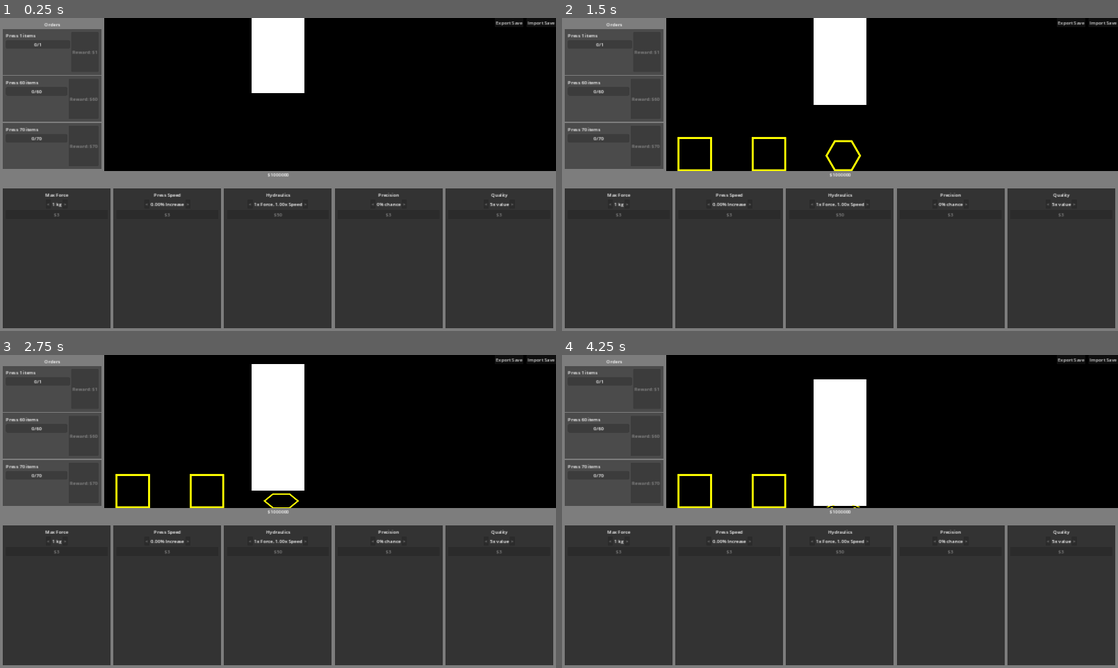
Above: before the commit, frames 1-4 (two rows, left to right).
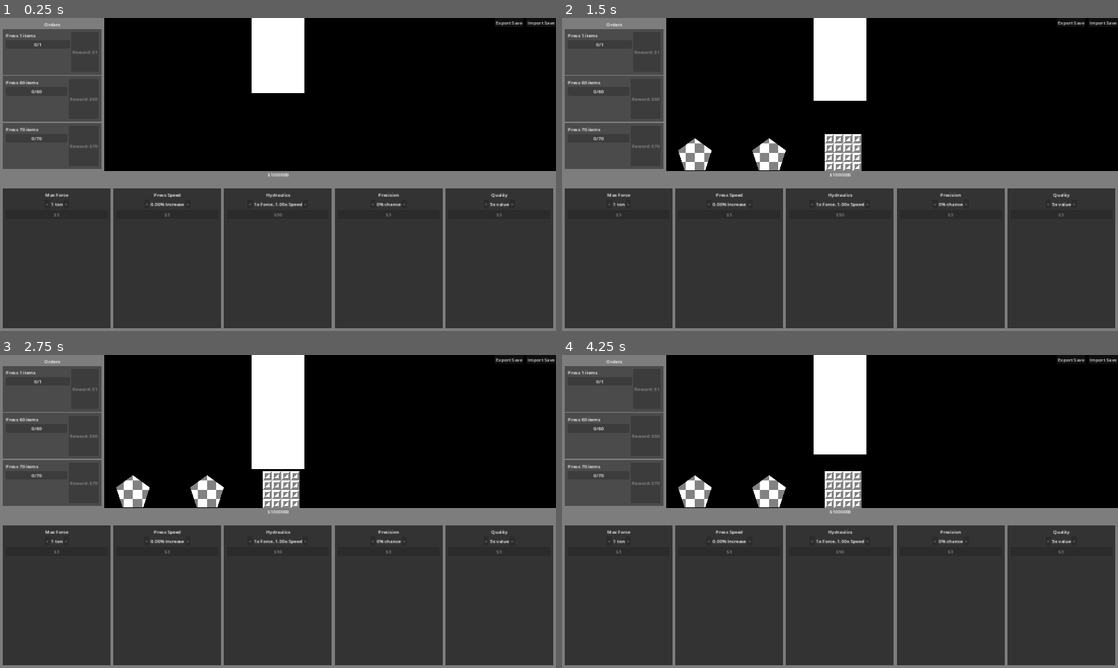
Above: after the commit, the same moments.

Repository: miyo6032/HydraulicPressIncremental
Game: Godot game, scene res://1_main.tscn
Same seed, same stepped clock (60 frames per second), same inputs: the game is played once before the commit and once after it.
Inputs (mouse positions are in pixels of both pictures, inside the frame that each line leads up to):
- Up to frame 1 (0.25 s): no input
- Up to frame 2 (1.5 s): tap Enter at 0.5 s; move the mouse to (962, 158) at 0.52 s; hold Up (ui_up) 0.53-1.25 s; tap Tab at 0.6 s; click (962, 158) at 0.67 s; drag from (728, 190) to (812, 237) at 1.27 s
- Up to frame 3 (2.75 s): move the mouse to (333, 442) at 2.02 s; hold Up (ui_up) from 2.03 s (still down); tap Tab at 2.1 s
- Up to frame 4 (4.25 s): release Up (ui_up) at 2.75 s; drag from (812, 574) to (673, 464) at 2.77 s; move the mouse to (1006, 558) at 3.52 s; hold Down (ui_down) from 3.53 s (still down); tap Tab at 3.6 s

The runs differ from the first frame. In frame 1, less than 0.1% of the frame differs, in the area x 8-13%, y 59-61%; in frame 2, 2.1%; in frame 3, 2.3%; in frame 4, 3.2%, in the area x 8-55%, y 0-61%.

Commit message:
change art to use patterns instead of colors

Diff:
--- a/2_simulation.tscn
+++ b/2_simulation.tscn
@@ -1,13 +1,17 @@
-[gd_scene load_steps=15 format=3 uid="uid://7t1sx0r2g2tc"]
+[gd_scene load_steps=25 format=3 uid="uid://7t1sx0r2g2tc"]
 
 [ext_resource type="Script" path="res://Conveyor.gd" id="1_fnrox"]
 [ext_resource type="Script" path="res://Simulation.gd" id="1_k081r"]
 [ext_resource type="Script" path="res://Press.gd" id="1_kar5x"]
 [ext_resource type="PackedScene" uid="uid://dk1w6rtkd0p2o" path="res://crushable.tscn" id="2_eh6tc"]
-[ext_resource type="Resource" uid="uid://dciq2jspp6iol" path="res://data/yellow_color.tres" id="5_caxfv"]
-[ext_resource type="Resource" uid="uid://q48ynjkbis4i" path="res://data/filled_shape.tres" id="6_uwmjs"]
-[ext_resource type="Resource" uid="uid://dsjr8pl15enke" path="res://data/hex_shape.tres" id="7_bs5t7"]
-[ext_resource type="Resource" uid="uid://crhomm34wq226" path="res://data/square_shape.tres" id="8_4nbhp"]
+[ext_resource type="Script" path="res://CrushablePattern.gd" id="5_cpkcm"]
+[ext_resource type="Texture2D" uid="uid://dyrrngxcnttou" path="res://art/Checker.png" id="6_y61mw"]
+[ext_resource type="Texture2D" uid="uid://byuhclle15cy2" path="res://art/Lines.png" id="7_xwgti"]
+[ext_resource type="Texture2D" uid="uid://cvi3ehyrxwnn8" path="res://art/Bevel.png" id="8_bueir"]
+[ext_resource type="Script" path="res://CrushableShape.gd" id="9_5gtaw"]
+[ext_resource type="Texture2D" uid="uid://umar7bjgnmoo" path="res://art/Triangle.png" id="10_8sv0j"]
+[ext_resource type="Texture2D" uid="uid://bua5a4yenkjlb" path="res://art/Square.png" id="11_swhhv"]
+[ext_resource type="Texture2D" uid="uid://dcrvpyhf5e5ij" path="res://art/Pentagon.png" id="12_gnquk"]
 
 [sub_resource type="Gradient" id="Gradient_phlyw"]
 offsets = PackedFloat32Array(0)
@@ -22,6 +26,36 @@
 
 [sub_resource type="GradientTexture1D" id="GradientTexture1D_ntg4k"]
 gradient = SubResource("Gradient_fp0e2")
+
+[sub_resource type="Resource" id="Resource_j61hl"]
+script = ExtResource("5_cpkcm")
+value_multiplier = 0.5
+texture = ExtResource("6_y61mw")
+
+[sub_resource type="Resource" id="Resource_2g5bf"]
+script = ExtResource("5_cpkcm")
+value_multiplier = 1.0
+texture = ExtResource("7_xwgti")
+
+[sub_resource type="Resource" id="Resource_djm1n"]
+script = ExtResource("5_cpkcm")
+value_multiplier = 2.0
+texture = ExtResource("8_bueir")
+
+[sub_resource type="Resource" id="Resource_5jjee"]
+script = ExtResource("9_5gtaw")
+value_multiplier = 1.0
+texture = ExtResource("10_8sv0j")
+
+[sub_resource type="Resource" id="Resource_3er6u"]
+script = ExtResource("9_5gtaw")
+value_multiplier = 2.0
+texture = ExtResource("11_swhhv")
+
+[sub_resource type="Resource" id="Resource_7io18"]
+script = ExtResource("9_5gtaw")
+value_multiplier = 0.0
+texture = ExtResource("12_gnquk")
 
 [sub_resource type="Gradient" id="Gradient_ebb2i"]
 offsets = PackedFloat32Array(1)
@@ -60,8 +94,8 @@
 crushable_scene = ExtResource("2_eh6tc")
 crushable_spawn = NodePath("CrushableSpawn")
 move_offset = Vector2(256, 0)
-color = ExtResource("5_caxfv")
-shapes = Array[Resource("res://CrushableShape.gd")]([ExtResource("6_uwmjs"), ExtResource("7_bs5t7"), ExtResource("8_4nbhp")])
+pattern = Array[ExtResource("5_cpkcm")]([SubResource("Resource_j61hl"), SubResource("Resource_2g5bf"), SubResource("Resource_djm1n")])
+shapes = Array[ExtResource("9_5gtaw")]([SubResource("Resource_5jjee"), SubResource("Resource_3er6u"), SubResource("Resource_7io18")])
 
 [node name="Sprite2D" type="Sprite2D" parent="Conveyor"]
 position = Vector2(-11.9999, 306.688)
--- a/Conveyor.gd
+++ b/Conveyor.gd
@@ -5,7 +5,7 @@
 @export var crushable_scene: PackedScene
 @export var crushable_spawn: Node2D
 @export var move_offset: Vector2
-@export var color: CrushableColor
+@export var pattern: Array[CrushablePattern]
 @export var shapes: Array[CrushableShape]
 
 var crushables = []
@@ -16,7 +16,7 @@
 func move_conveyor():
     var crushable = crushable_scene.instantiate()
     add_child(crushable)
-    crushable.init(shapes[randi_range(0, shapes.size() - 1)], color)
+    crushable.init(shapes[randi_range(0, shapes.size() - 1)], pattern[randi_range(0, pattern.size() - 1)])
     crushable.global_position = crushable_spawn.global_position
     crushables.append(crushable)
 
--- a/Crushable.gd
+++ b/Crushable.gd
@@ -27,8 +27,10 @@
         var lerpValue = (time % 1000) * 0.001
         sprite.modulate = Color.from_hsv(lerpValue, 0.5, 1.0)
 
-func init(shape, color):
-    strength = shape.value_multiplier * color.value_multiplier
+func init(shape, pattern):
+    strength = shape.value_multiplier * pattern.value_multiplier
     sprite.texture = shape.texture
-    sprite.modulate = color.color
+    var material: ShaderMaterial = sprite.material
+    material.set_shader_parameter("MainTex", pattern.texture)
+    #sprite.modulate = color.color
     crush_modifiers = null
--- /dev/null
+++ b/CrushablePattern.gd
@@ -0,0 +1,6 @@
+extends Resource
+
+class_name CrushablePattern
+
+@export var value_multiplier: float
+@export var texture: Texture2D
--- a/OrderRes.gd
+++ b/OrderRes.gd
@@ -5,6 +5,7 @@
 #@export var quality_constraint: String
 @export var shape_constraint: CrushableShape
 @export var color_constraint: CrushableColor
+@export var pattern_constraint: CrushableColor
 @export var amount: int
 @export var currency: float
 @export var id: int
--- a/Press.gd
+++ b/Press.gd
@@ -28,7 +28,7 @@
     if instance.upgrade.upgrade_type == Enums.UpgradeType.Force:
         var upgrade_value = pow(instance.upgrade.upgrade_value, instance.current_upgrade_level)
         crushing_power = base_crushing_power * upgrade_value
-        instance.set_upgrade_label("%s kg" % Utils.format_num(upgrade_value))
+        instance.set_upgrade_label("%s ton" % Utils.format_num(upgrade_value))
     elif instance.upgrade.upgrade_type == Enums.UpgradeType.PressSpeed:
         var upgrade_value = instance.upgrade.upgrade_value * instance.current_upgrade_level
         crushing_time = base_crushing_time / (1 + upgrade_value)
--- /dev/null
+++ b/crushable.tres
@@ -0,0 +1,57 @@
+[gd_resource type="VisualShader" load_steps=5 format=3 uid="uid://be7cfxqnbou30"]
+
+[sub_resource type="VisualShaderNodeTexture2DParameter" id="VisualShaderNodeTexture2DParameter_5gb5y"]
+parameter_name = "MainTex"
+
+[sub_resource type="VisualShaderNodeTexture" id="VisualShaderNodeTexture_rs0ev"]
+source = 5
+
+[sub_resource type="VisualShaderNodeInput" id="VisualShaderNodeInput_xuolw"]
+input_name = "color"
+
+[sub_resource type="VisualShaderNodeVectorOp" id="VisualShaderNodeVectorOp_nn67x"]
+default_input_values = [0, Quaternion(0, 0, 0, 0), 1, Quaternion(0, 0, 0, 0)]
+op_type = 2
+operator = 2
+
+[resource]
+code = "shader_type canvas_item;
+render_mode blend_mix;
+
+uniform sampler2D MainTex;
+
+
+
+void fragment() {
+	vec4 n_out3p0;
+// Texture2D:3
+	n_out3p0 = texture(MainTex, UV);
+
+
+// Input:4
+	vec4 n_out4p0 = COLOR;
+
+
+// VectorOp:5
+	vec4 n_out5p0 = n_out3p0 * n_out4p0;
+
+
+// Output:0
+	COLOR.rgb = vec3(n_out5p0.xyz);
+
+
+}
+"
+graph_offset = Vector2(-326.125, -23.2632)
+mode = 1
+flags/light_only = false
+nodes/fragment/0/position = Vector2(660, 200)
+nodes/fragment/2/node = SubResource("VisualShaderNodeTexture2DParameter_5gb5y")
+nodes/fragment/2/position = Vector2(-360, 60)
+nodes/fragment/3/node = SubResource("VisualShaderNodeTexture_rs0ev")
+nodes/fragment/3/position = Vector2(100, 120)
+nodes/fragment/4/node = SubResource("VisualShaderNodeInput_xuolw")
+nodes/fragment/4/position = Vector2(-117.768, 427.972)
+nodes/fragment/5/node = SubResource("VisualShaderNodeVectorOp_nn67x")
+nodes/fragment/5/position = Vector2(340, 380)
+nodes/fragment/connections = PackedInt32Array(2, 0, 3, 2, 4, 0, 5, 1, 3, 0, 5, 0, 5, 0, 0, 0)
--- a/crushable.tscn
+++ b/crushable.tscn
@@ -1,11 +1,19 @@
-[gd_scene load_steps=3 format=3 uid="uid://dk1w6rtkd0p2o"]
+[gd_scene load_steps=6 format=3 uid="uid://dk1w6rtkd0p2o"]
 
 [ext_resource type="Script" path="res://Crushable.gd" id="1_cv78m"]
-[ext_resource type="Texture2D" uid="uid://cw5vjk44g52mt" path="res://art/Hexagon.png" id="1_rdv15"]
+[ext_resource type="Shader" uid="uid://be7cfxqnbou30" path="res://crushable.tres" id="2_jqd7u"]
+[ext_resource type="Texture2D" uid="uid://cvi3ehyrxwnn8" path="res://art/Bevel.png" id="3_02u0y"]
+[ext_resource type="Texture2D" uid="uid://umar7bjgnmoo" path="res://art/Triangle.png" id="4_62kde"]
+
+[sub_resource type="ShaderMaterial" id="ShaderMaterial_e2qrs"]
+resource_local_to_scene = true
+shader = ExtResource("2_jqd7u")
+shader_parameter/MainTex = ExtResource("3_02u0y")
 
 [node name="Crushable" type="Node2D"]
 script = ExtResource("1_cv78m")
 
 [node name="Sprite2D" type="Sprite2D" parent="."]
+material = SubResource("ShaderMaterial_e2qrs")
 position = Vector2(0, -64)
-texture = ExtResource("1_rdv15")
+texture = ExtResource("4_62kde")
--- a/data/filled_shape.tres
+++ /dev/null
@@ -1,9 +0,0 @@
-[gd_resource type="Resource" script_class="CrushableShape" load_steps=3 format=3 uid="uid://q48ynjkbis4i"]
-
-[ext_resource type="Script" path="res://CrushableShape.gd" id="1_pa1cq"]
-[ext_resource type="Texture2D" uid="uid://di0drpc0bbjw6" path="res://art/Filled Square.png" id="2_t6k4s"]
-
-[resource]
-script = ExtResource("1_pa1cq")
-value_multiplier = 2.0
-texture = ExtResource("2_t6k4s")
--- a/data/hex_shape.tres
+++ /dev/null
@@ -1,9 +0,0 @@
-[gd_resource type="Resource" script_class="CrushableShape" load_steps=3 format=3 uid="uid://dsjr8pl15enke"]
-
-[ext_resource type="Script" path="res://CrushableShape.gd" id="1_aty8h"]
-[ext_resource type="Texture2D" uid="uid://cw5vjk44g52mt" path="res://art/Hexagon.png" id="2_jk8vi"]
-
-[resource]
-script = ExtResource("1_aty8h")
-value_multiplier = 0.5
-texture = ExtResource("2_jk8vi")
--- a/data/square_shape.tres
+++ /dev/null
@@ -1,9 +0,0 @@
-[gd_resource type="Resource" script_class="CrushableShape" load_steps=3 format=3 uid="uid://crhomm34wq226"]
-
-[ext_resource type="Script" path="res://CrushableShape.gd" id="1_s6fal"]
-[ext_resource type="Texture2D" uid="uid://bua5a4yenkjlb" path="res://art/Square.png" id="2_ytbgr"]
-
-[resource]
-script = ExtResource("1_s6fal")
-value_multiplier = 1.0
-texture = ExtResource("2_ytbgr")
Binary file added: art/Bevel.png
Not shown, added: art/Bevel.png.import
Binary file added: art/Cell.png
Not shown, added: art/Cell.png.import
Binary file added: art/Checker.png
Not shown, added: art/Checker.png.import
Binary file changed: art/Hexagon.png
Binary file added: art/Lines.png
Not shown, added: art/Lines.png.import
Binary file added: art/Pentagon.png
Not shown, added: art/Pentagon.png.import
Binary file changed: art/Square.png
(and 3 more such lines)
